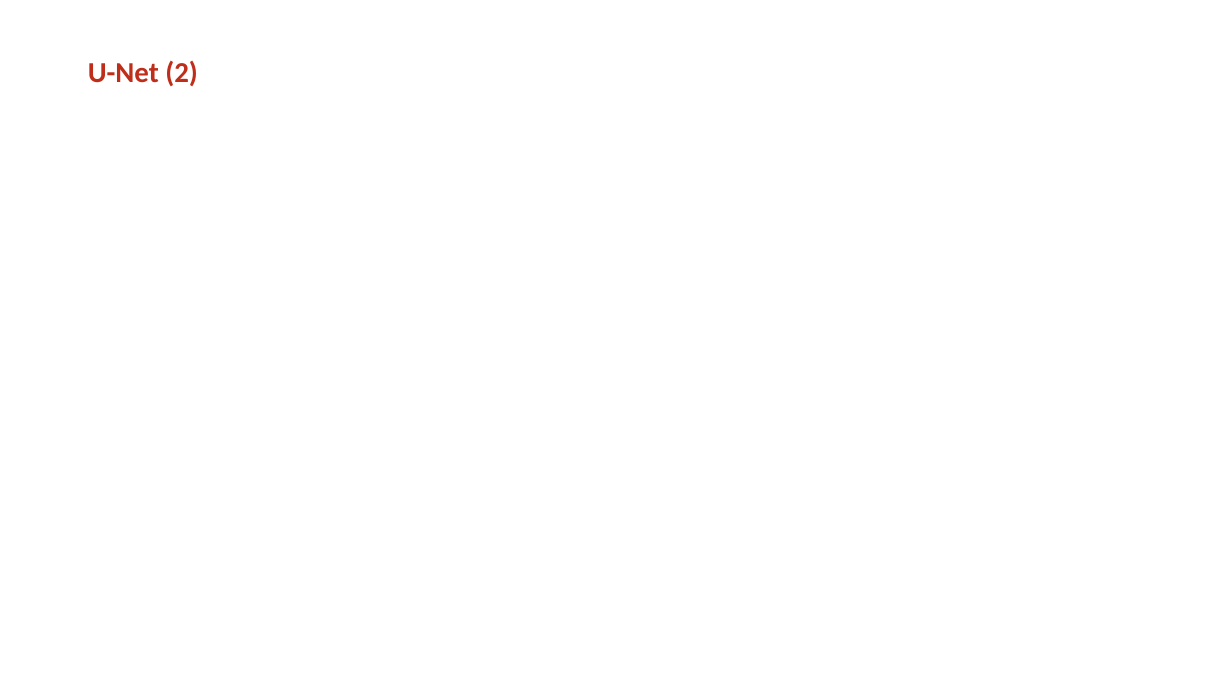
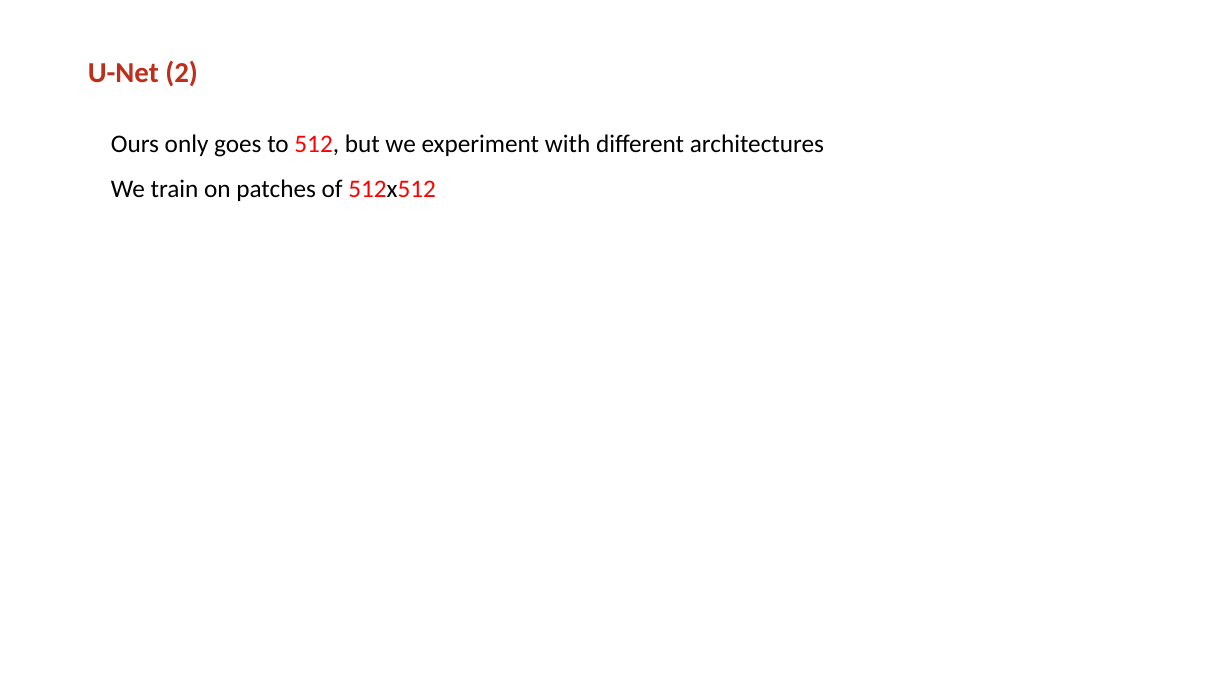
Before and after one commit to jeffluppes/ISMI2018, a slide deck: slide 10 of Project/Presentation/Mid_term_presentation.pptx. Drawn at 1232x693 pixels with LibreOffice and Linux fonts; fonts in the diff are those of the drawing; background and template pictures are left out. Boxes give left, top, right and bottom in pixels: in the first picture for what was removed or moved away, otherwise in the second. Text is boxed around its words. In the diff, an @@ line names an element or a change of style, - is before the commit and + after.

```diff
--- a/Project/Presentation/Mid_term_presentation.pptx
+++ b/Project/Presentation/Mid_term_presentation.pptx
@@ text added at bbox=[111, 134, 824, 201], 28 pt, text #000000 @@
+  Ours only goes to 512, but we experiment with different architectures
+  We train on patches of 512x512
```
Also in this commit, not shown: 9 other slides changed.
